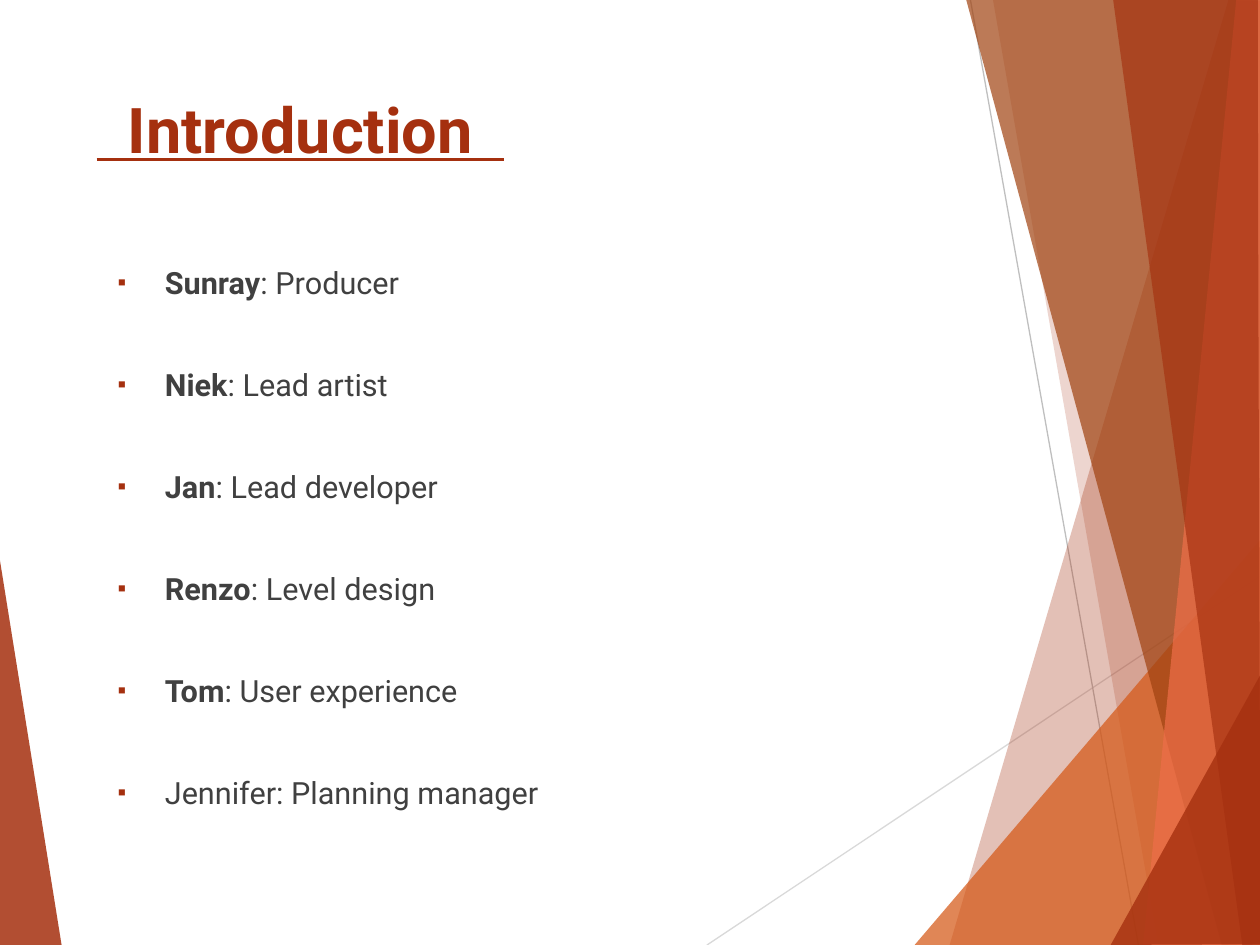
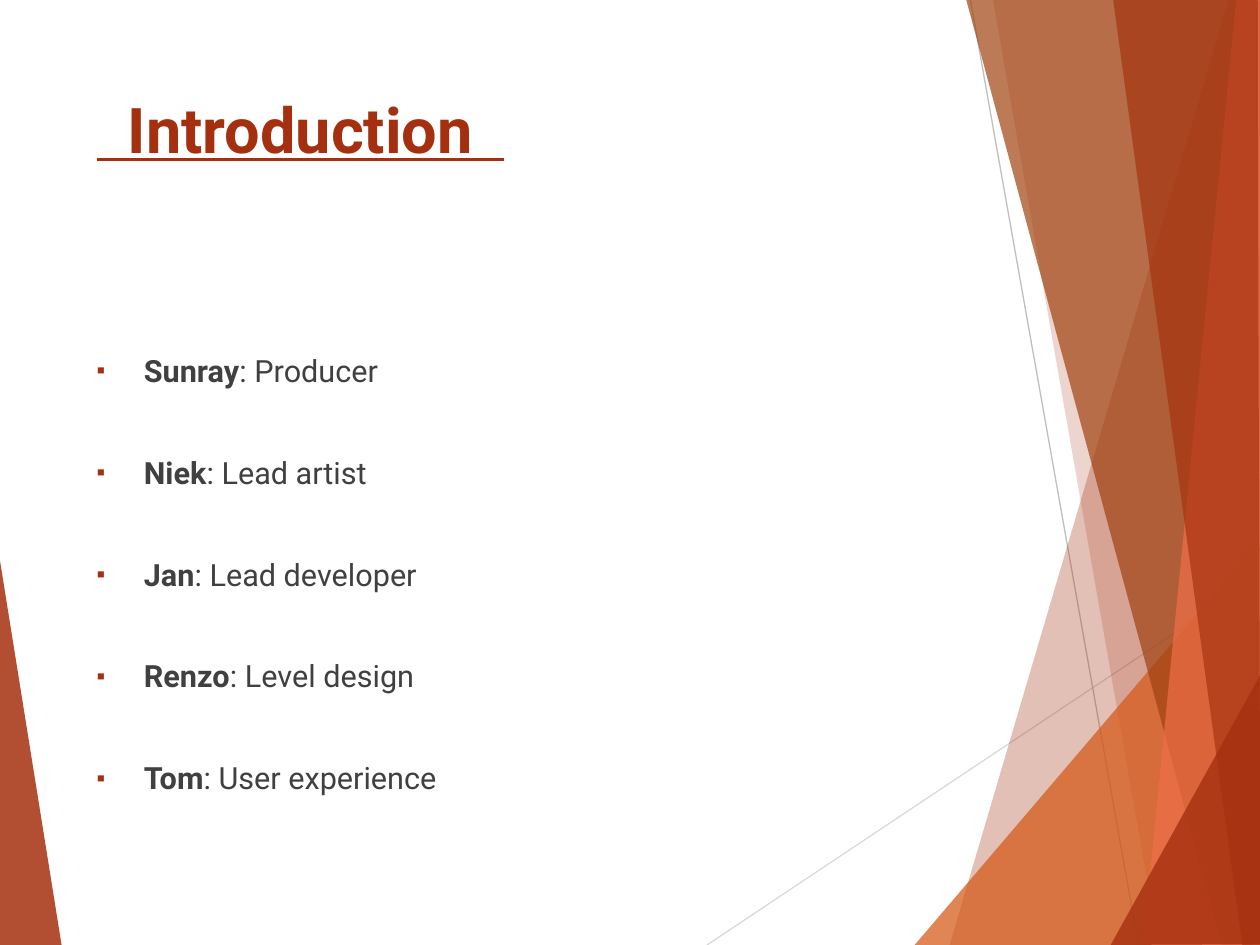
Before and after one commit to Mesmir/GameLabs_Proj1, a slide deck: slide 2 of Project/Presentatie_En_UI/StartPresentatieXeroderma.pptx. Drawn at 1260x945 pixels with LibreOffice and Linux fonts; fonts in the diff are those of the drawing. Boxes give left, top, right and bottom in pixels: in the first picture for what was removed or moved away, otherwise in the second. Text is boxed around its words. In the diff, an @@ line names an element or a change of style, - is before the commit and + after.

Commit message:
Revert "Jennifers deel presentatie toegevoegd"
This reverts commit 6fd32d28e031841fe74d97db0d0df45701bb8eb3.

```diff
--- a/Project/Presentatie_En_UI/StartPresentatieXeroderma.pptx
+++ b/Project/Presentatie_En_UI/StartPresentatieXeroderma.pptx
@@ text "Sunray: Producer": place and size @@
-text "Sunray: Producer" at [165, 271, 538, 811]
+text "Sunray: Producer" at [144, 359, 436, 796]
@@ text at [165, 780, 538, 811]: paragraph removed @@
-▪ Jennifer: Planning manager
```
Also in this commit, not shown: 2 other slides changed.
